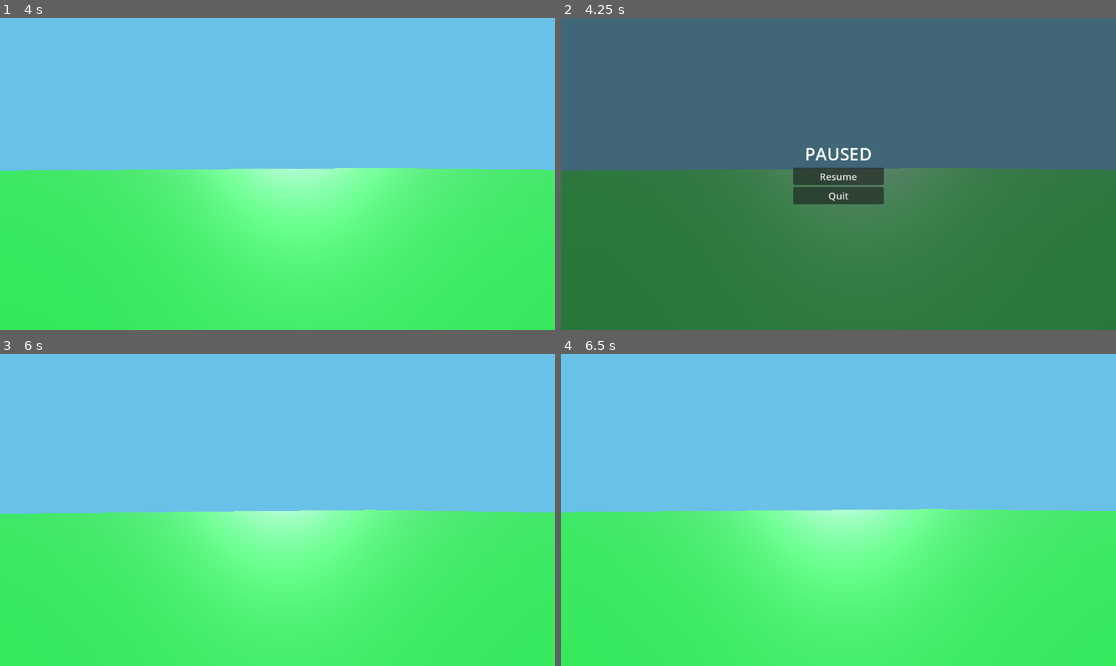
Above: before the commit, frames 1-4 (two rows, left to right).
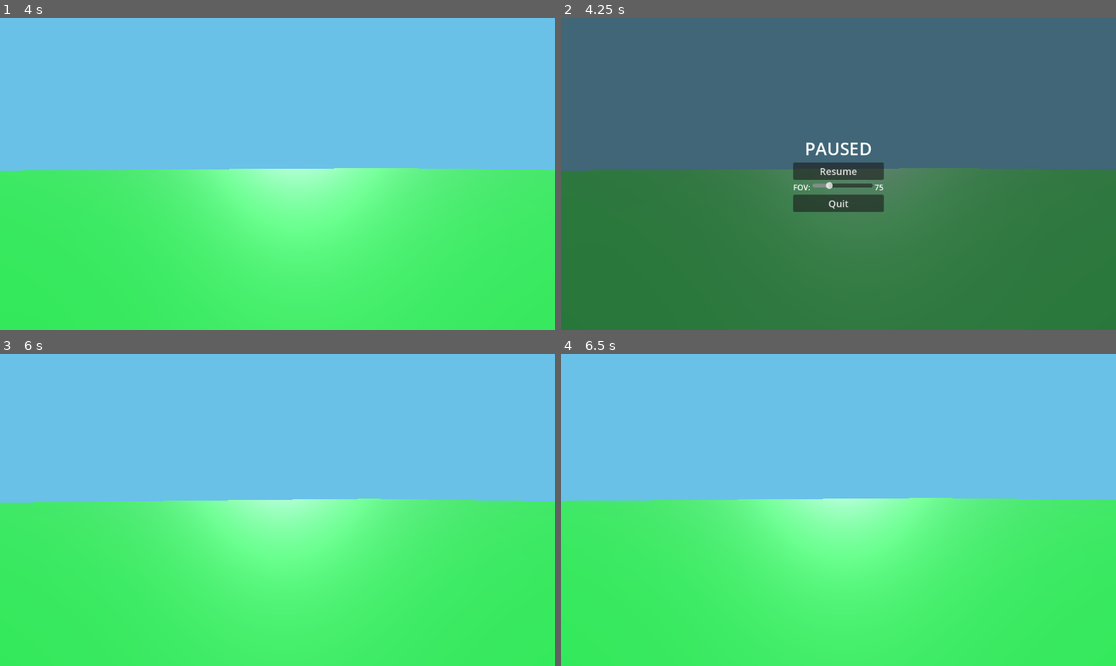
Above: after the commit, the same moments.

Repository: alexcu2718/this_game_has_no_name
Game: Godot game, scene res://world.tscn
Same seed, same stepped clock (60 frames per second), same inputs: the game is played once before the commit and once after it.
Inputs (mouse positions are in pixels of both pictures, inside the frame that each line leads up to):
- Up to frame 1 (4 s): tap Enter (ui_accept) at 0.5, 0.77, 1.52, 3.02, 3.77 s; move the mouse to (305, 174) at 0.52 s; hold Shift (crouch) 0.53-1.28 s; hold W (move_forward) from 0.53 s (still down); move the mouse to (249, 174) at 1.27 s; tap Shift (crouch) at 1.35, 2.85 s; move the mouse to (288, 167) at 2.02 s; hold Shift (crouch) 2.03-2.78 s; move the mouse to (271, 180) at 2.77 s; move the mouse to (316, 177) at 3.52 s; hold Shift (crouch) from 3.53 s (still down)
- Up to frame 2 (4.25 s): keep holding W (move_forward); keep holding Shift (crouch); tap Escape (ui_cancel) at 4.15 s
- Up to frame 3 (6 s): move the mouse to (111, 463) at 4.27 s; release W (move_forward) at 4.28 s; release Shift (crouch) at 4.28 s; hold A (move_left) 4.28-5 s; tap Shift (crouch) at 4.35 s; tap Enter (ui_accept) at 4.52, 5.75 s; click "Resume" at 5 s; move the mouse to (283, 510) at 5.77 s; hold W (move_forward) from 5.78 s (still down); hold Shift (crouch) from 5.78 s (still down)
- Up to frame 4 (6.5 s): keep holding W (move_forward); keep holding Shift (crouch)

Frame 1 is identical in both runs. In frame 2, 1.9% of the frame differs, in the area x 41-59%, y 39-63%; in frame 3, 3.6%; in frame 4, 3.6%, in the area x 0-100%, y 46-51%.

Commit message:
added fov slider

Diff:
--- a/pause_menu.gd
+++ b/pause_menu.gd
@@ -1,7 +1,14 @@
 extends Control
+
+@onready var fov_slider = $VBoxContainer/FOVContainer/FOVSlider
+@onready var fov_value_label = $VBoxContainer/FOVContainer/FOVValue
 
 func _ready():
 	visible = false
+	var camera = get_viewport().get_camera_3d()
+	if camera:
+		fov_slider.value = camera.fov
+		fov_value_label.text = str(int(camera.fov))
 
 func _on_resume_button_pressed():
 	get_tree().paused = false
@@ -11,11 +18,21 @@
 func _on_quit_button_pressed():
 	get_tree().quit()
 
+func _on_fov_slider_value_changed(value):
+	var camera = get_viewport().get_camera_3d()
+	if camera:
+		camera.fov = value
+		fov_value_label.text = str(int(value))
+
 func toggle_pause():
 	visible = !visible
 	get_tree().paused = visible
 
 	if visible:
 		Input.mouse_mode = Input.MOUSE_MODE_VISIBLE
+		var camera = get_viewport().get_camera_3d()
+		if camera:
+			fov_slider.value = camera.fov
+			fov_value_label.text = str(int(camera.fov))
 	else:
 		Input.mouse_mode = Input.MOUSE_MODE_CAPTURED
--- a/pause_menu.tscn
+++ b/pause_menu.tscn
@@ -46,10 +46,32 @@
 theme_override_font_sizes/font_size = 20
 text = "Resume"
 
+[node name="FOVContainer" type="HBoxContainer" parent="VBoxContainer"]
+layout_mode = 2
+
+[node name="FOVLabel" type="Label" parent="VBoxContainer/FOVContainer"]
+layout_mode = 2
+theme_override_font_sizes/font_size = 16
+text = "FOV:"
+
+[node name="FOVSlider" type="HSlider" parent="VBoxContainer/FOVContainer"]
+layout_mode = 2
+size_flags_horizontal = 3
+min_value = 60.0
+max_value = 120.0
+step = 5.0
+value = 75.0
+
+[node name="FOVValue" type="Label" parent="VBoxContainer/FOVContainer"]
+layout_mode = 2
+theme_override_font_sizes/font_size = 16
+text = "75"
+
 [node name="QuitButton" type="Button" parent="VBoxContainer"]
 layout_mode = 2
 theme_override_font_sizes/font_size = 20
 text = "Quit"
 
 [connection signal="pressed" from="VBoxContainer/ResumeButton" to="." method="_on_resume_button_pressed"]
+[connection signal="value_changed" from="VBoxContainer/FOVContainer/FOVSlider" to="." method="_on_fov_slider_value_changed"]
 [connection signal="pressed" from="VBoxContainer/QuitButton" to="." method="_on_quit_button_pressed"]
